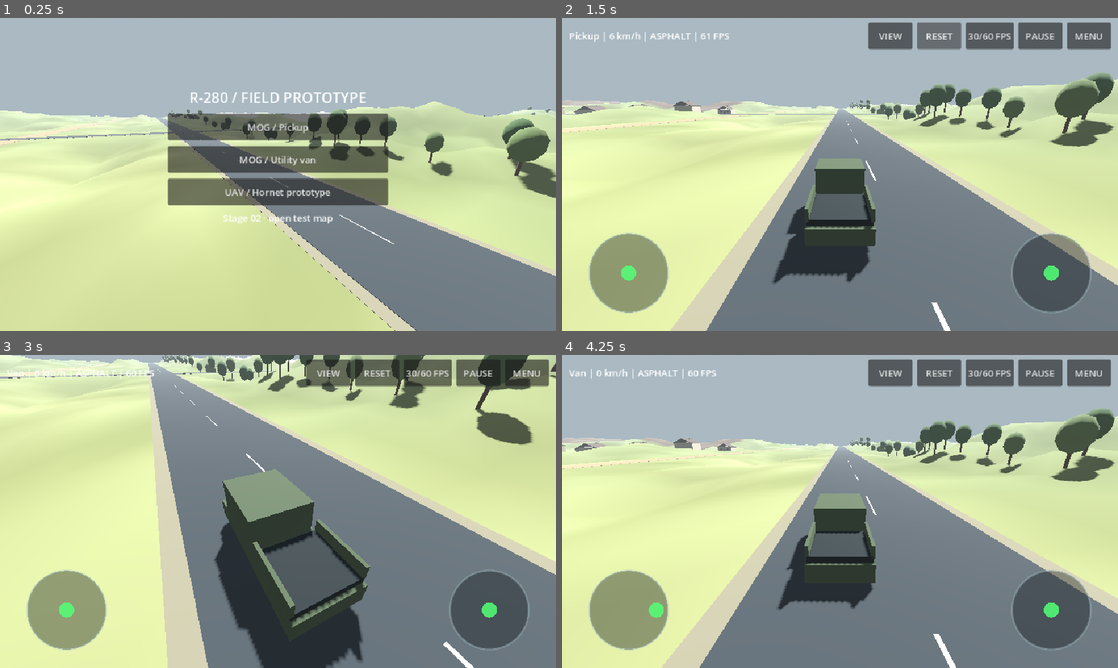
Above: before the commit, frames 1-4 (two rows, left to right).
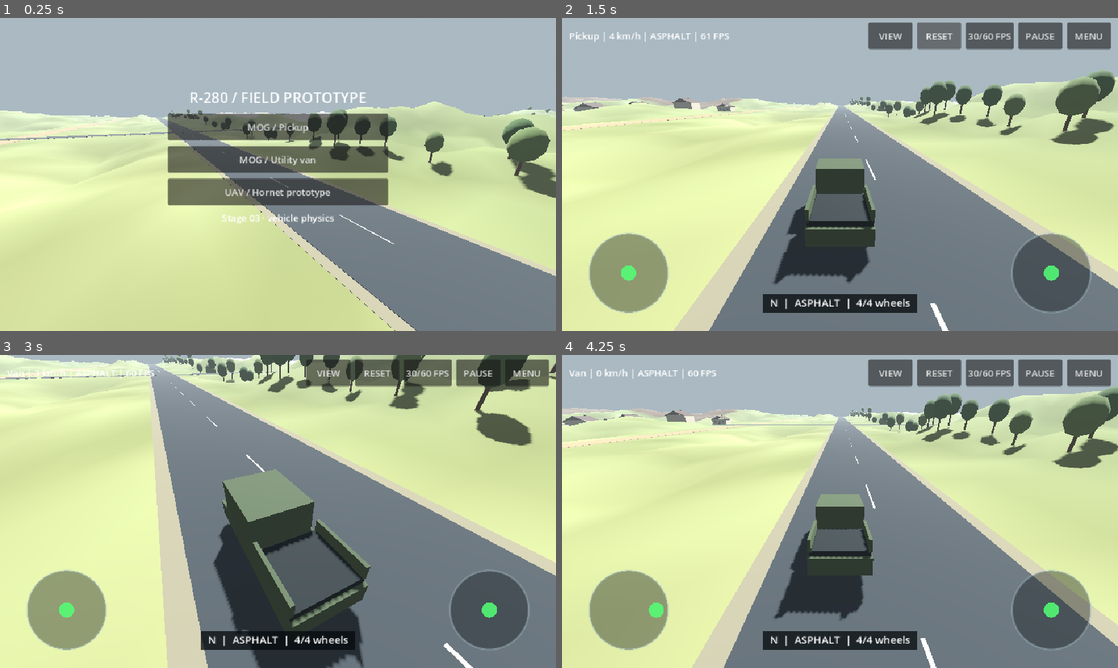
Above: after the commit, the same moments.

Repository: nazar593/R-280
Game: Godot game, scene res://main.tscn
Two runs of this game, one before a commit and one after it. Both use one fixed random seed, a clock stepped at 60 frames per second and the inputs below.
Inputs (mouse positions are in pixels of both pictures, inside the frame that each line leads up to):
- Up to frame 1 (0.25 s): no input
- Up to frame 2 (1.5 s): click "MOG / Pickup" at 0.5 s; click "RESET" at 1.25 s
- Up to frame 3 (3 s): click "MENU" at 2 s; click "MOG / Utility van" at 2.75 s
- Up to frame 4 (4.25 s): move the mouse to (962, 495) at 3.52 s; hold D from 3.53 s (still down); click (962, 495) at 3.67 s; tap Space at 3.77 s

The runs differ from the first frame. In frame 1, 0.2% of the frame differs, in the area x 40-61%, y 62-66%; in frame 2, 5.7%; in frame 3, 3.6%; in frame 4, 22%, in the area x 0-100%, y 9-100%.

Commit message:
Stage 03: progressive vehicle controls, suspension and surface grip

Diff:
--- a/GodotProject/hud.gd
+++ b/GodotProject/hud.gd
@@ -5,6 +5,7 @@
 var left_stick := Vector2.ZERO
 var right_stick := Vector2.ZERO
 var controls_visible := false
+var drive_info := ""
 
 func _draw() -> void:
 	var g := Color(0.32, 1.0, 0.46, 0.86)
@@ -17,6 +18,12 @@
 		var p := c + Vector2(0, cross_y * 90)
 		draw_line(p - Vector2(13, 0), p + Vector2(13, 0), g, 2)
 		draw_line(p - Vector2(0, 13), p + Vector2(0, 13), g, 2)
+	if controls_visible and not drive_info.is_empty():
+		var font := ThemeDB.fallback_font
+		var text_size := font.get_string_size(drive_info,HORIZONTAL_ALIGNMENT_LEFT,-1,18)
+		var pos := Vector2((s.x-text_size.x)*0.5,s.y-42)
+		draw_rect(Rect2(pos-Vector2(12,21),Vector2(text_size.x+24,31)),Color(0.02,0.04,0.05,0.76))
+		draw_string(font,pos,drive_info,HORIZONTAL_ALIGNMENT_LEFT,-1,18,Color.WHITE)
 	if controls_visible:
 		var a := Vector2(115, s.y - 100)
 		var b := Vector2(s.x - 115, s.y - 100)
--- a/GodotProject/main.gd
+++ b/GodotProject/main.gd
@@ -2,6 +2,8 @@
 
 const Hud := preload("res://hud.gd")
 const Terrain := preload("res://terrain.gd")
+const VehicleDynamics := preload("res://vehicle_dynamics.gd")
+var dynamics: VehicleDynamics
 var landscape: Terrain
 var role := ""
 var vehicle: Node3D
@@ -53,7 +55,17 @@
 
 func smoke_test() -> void:
 	spawn("Pickup")
-	await get_tree().physics_frame
+	for i in range(45):
+		await get_tree().physics_frame
+	left=Vector2(0,-1)
+	for i in range(100):
+		await get_tree().physics_frame
+	print("R280 pickup test speed: ", car.linear_velocity.length(), " contacts: ", dynamics.contact_count)
+	if not is_finite(car.linear_velocity.length()) or dynamics.contact_count==0 or car.linear_velocity.length()<0.25:
+		push_error("R280 vehicle motion smoke test failed")
+		get_tree().quit(1)
+		return
+	left=Vector2.ZERO
 	spawn("Van")
 	await get_tree().physics_frame
 	spawn("Flight")
@@ -168,7 +180,7 @@
 		var label: String = {"Pickup":"MOG / Pickup", "Van":"MOG / Utility van", "Flight":"UAV / Hornet prototype"}[option]
 		add_button(menu,label,spawn.bind(option))
 	var note := Label.new()
-	note.text = "Stage 02 · open test map"
+	note.text = "Stage 03 · vehicle physics"
 	note.horizontal_alignment = HORIZONTAL_ALIGNMENT_CENTER
 	menu.add_child(note)
 	panel = HBoxContainer.new()
@@ -253,6 +265,8 @@
 			vis.material_override = mat(dark)
 			wheel.add_child(vis)
 			vis.rotation.z = PI/2
+		dynamics=VehicleDynamics.new()
+		dynamics.configure(car,van)
 		vehicle = car
 	menu.hide()
 	panel.show()
@@ -264,6 +278,7 @@
 		vehicle.queue_free()
 	vehicle = null
 	car = null
+	dynamics = null
 	drone = null
 	left = Vector2.ZERO
 	right = Vector2.ZERO
@@ -363,10 +378,7 @@
 		if absf(drone.position.x)>495 or absf(drone.position.z)>495 or drone.position.y < -25:
 			reset_vehicle()
 	else:
-		steering = move_toward(steering,-move.x*0.48,dt*1.5)
-		car.steering = steering
-		car.engine_force = 0 if stopping else -move.y*850
-		car.brake = 45 if stopping else 1.5 if abs(move.y)<0.03 else 0.0
+		dynamics.step(dt,move,stopping,landscape)
 		yaw = clampf(yaw-look.x*dt*1.3*sensitivity,-1.7,1.7)
 		pitch = clampf(pitch-look.y*dt*sensitivity,-0.5,0.6)
 		if absf(car.position.x)>495 or absf(car.position.z)>495 or car.position.y < -25:
@@ -378,6 +390,10 @@
 	if role == "" or not is_instance_valid(vehicle):
 		return
 	hud.visible_reticle = role=="Flight" and seat==0
+	if role!="Flight" and dynamics!=null:
+		hud.drive_info="%s  |  %s  |  %d/4 wheels" % [("R" if dynamics.gear<0 else "N" if dynamics.gear==0 else str(dynamics.gear)),dynamics.surface,dynamics.contact_count]
+	else:
+		hud.drive_info=""
 	hud.queue_redraw()
 	var speed := drone.velocity.length() if role=="Flight" else car.linear_velocity.length()
 	status.text = "%s | %d km/h | %s | %d FPS%s" % [role,roundi(speed*3.6),landscape.surface_at(vehicle.position.x,vehicle.position.z) if role!="Flight" else ("%d m" % roundi(vehicle.position.y)),Engine.get_frames_per_second()," PAUSED" if is_paused else ""]
--- /dev/null
+++ b/GodotProject/vehicle_dynamics.gd
@@ -0,0 +1,82 @@
+extends RefCounted
+
+# Fictional game tuning. These are not measured vehicle specifications.
+var body: VehicleBody3D
+var wheels: Array[VehicleWheel3D]=[]
+var is_van := false
+var throttle := 0.0
+var steering := 0.0
+var brake_pressure := 0.0
+var speed_kmh := 0.0
+var gear := 0
+var contact_count := 0
+var suspension_load := 0.0
+var surface := "ASPHALT"
+
+const GRIP := {"ASPHALT":3.0,"GRAVEL":1.9,"SOIL":1.65,"GRASS":1.45,"MUD":0.95,"SNOW":0.72}
+const RESISTANCE := {"ASPHALT":0.016,"GRAVEL":0.035,"SOIL":0.045,"GRASS":0.055,"MUD":0.12,"SNOW":0.08}
+
+func configure(car: VehicleBody3D,van: bool) -> void:
+	body=car
+	is_van=van
+	body.mass=2200.0 if van else 1850.0
+	body.center_of_mass_mode=RigidBody3D.CENTER_OF_MASS_MODE_CUSTOM
+	body.center_of_mass=Vector3(0,-0.10 if van else -0.18,0.08)
+	body.linear_damp=0.08
+	body.angular_damp=0.65
+	body.can_sleep=false
+	for child in body.get_children():
+		if child is VehicleWheel3D:
+			var wheel := child as VehicleWheel3D
+			wheels.append(wheel)
+			wheel.wheel_radius=0.43
+			wheel.wheel_rest_length=0.30 if van else 0.27
+			wheel.suspension_travel=0.25
+			wheel.suspension_stiffness=30.0 if van else 27.0
+			wheel.damping_compression=3.8 if van else 3.4
+			wheel.damping_relaxation=4.8 if van else 4.4
+			wheel.suspension_max_force=12000.0
+			wheel.wheel_friction_slip=3.0
+
+func step(dt: float,move: Vector2,stop: bool,terrain: Node3D) -> void:
+	var forward := body.global_transform.basis.z.normalized()
+	var signed_speed := body.linear_velocity.dot(forward)
+	var speed := absf(signed_speed)
+	speed_kmh=speed*3.6
+	var desired := -move.y
+	var reverse_brake := absf(desired)>0.08 and desired*signed_speed < -0.9
+	var request_brake := stop or reverse_brake
+	throttle=move_toward(throttle,0.0 if request_brake else desired,dt*(2.2 if absf(desired)<0.05 else 1.5))
+	brake_pressure=move_toward(brake_pressure,1.0 if request_brake else 0.0,dt*5.0)
+	var steer_limit := lerpf(0.52,0.16,smoothstep(3.0,24.0,speed))
+	steering=move_toward(steering,-move.x*steer_limit,dt*1.15)
+	body.steering=steering
+	surface=terrain.surface_at(body.position.x,body.position.z)
+	contact_count=0
+	var rolling := 0.0
+	var load_sum := 0.0
+	for wheel in wheels:
+		var p := wheel.global_position
+		if wheel.is_in_contact():
+			p=wheel.get_contact_point()
+			contact_count+=1
+			load_sum+=clampf(1.0-wheel.get_skidinfo(),0.0,1.0)
+		var kind: String=terrain.surface_at(p.x,p.z)
+		var grip: float=GRIP.get(kind,1.5)
+		wheel.wheel_friction_slip=move_toward(wheel.wheel_friction_slip,grip,dt*5.0)
+		rolling+=float(RESISTANCE.get(kind,0.05))
+	suspension_load=load_sum/maxf(float(contact_count),1.0)
+	var speed_limit := 26.0 if is_van else 32.0
+	if throttle<0:
+		speed_limit=7.0
+	var torque_falloff := 1.0-smoothstep(speed_limit*0.65,speed_limit,speed)
+	var drive := 1050.0 if is_van else 1250.0
+	body.engine_force=0.0 if request_brake else throttle*drive*torque_falloff
+	body.brake=brake_pressure*42.0
+	if not request_brake and absf(desired)<0.04:
+		body.brake=0.8
+	if contact_count>0 and speed>0.15:
+		var drag := rolling/maxf(float(wheels.size()),1.0)*body.mass*9.81+0.46*speed*speed
+		drag=minf(drag,body.mass*speed/maxf(dt,0.001))
+		body.apply_central_force(-forward*signf(signed_speed)*drag)
+	gear=0 if speed<0.4 and absf(throttle)<0.05 else -1 if signed_speed < -0.4 or throttle < -0.05 else clampi(int(speed_kmh/22.0)+1,1,5)
Not shown, changed: GodotProject/export_presets.cfg
